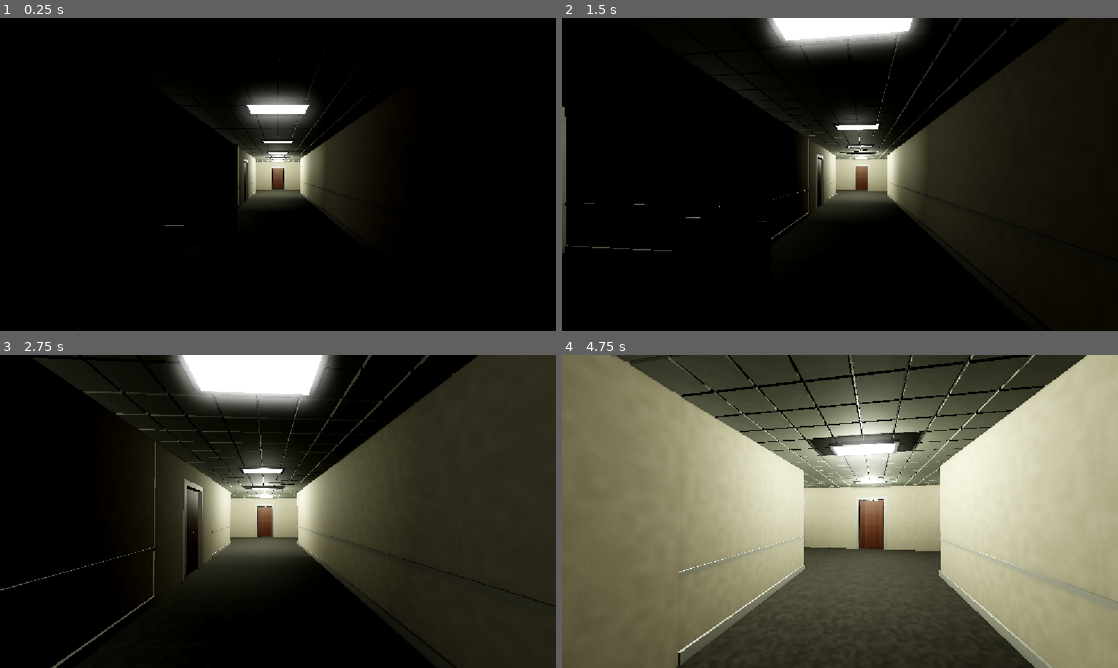
Above: before the commit, frames 1-4 (two rows, left to right).
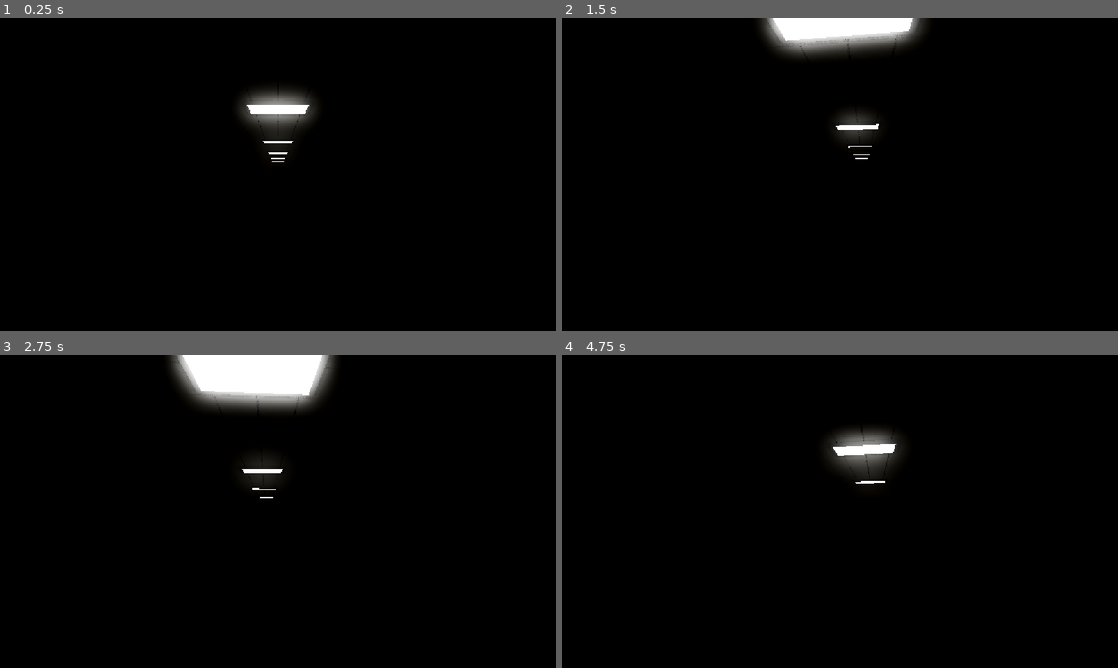
Above: after the commit, the same moments.

Repository: petrospe/floor-404
Game: Godot game, scene res://scenes/office_level.tscn
Same seed, same stepped clock (60 frames per second), same inputs: the game is played once before the commit and once after it.
Inputs (mouse positions are in pixels of both pictures, inside the frame that each line leads up to):
- Up to frame 1 (0.25 s): no input
- Up to frame 2 (1.5 s): tap Enter at 0.5 s; move the mouse to (867, 174) at 0.52 s; hold W from 0.53 s (still down); tap E at 0.6, 1.35 s; move the mouse to (812, 174) at 1.27 s
- Up to frame 3 (2.75 s): keep holding W; move the mouse to (289, 505) at 2.02 s; tap E at 2.1 s
- Up to frame 4 (4.75 s): keep holding W; move the mouse to (834, 517) at 2.77 s; tap E at 2.85, 3.6, 4.35 s; move the mouse to (878, 514) at 3.52 s; move the mouse to (795, 508) at 4.27 s

The runs differ from the first frame. In frame 1, 4.5% of the frame differs, in the area x 29-65%, y 21-67%; in frame 2, 14%; in frame 3, 45%; in frame 4, 98%, in the area x 0-100%, y 0-100%.

Commit message:
add elevators

Diff:
--- a/godot_project/scenes/modular/door_frame.tscn
+++ b/godot_project/scenes/modular/door_frame.tscn
@@ -11,7 +11,14 @@
 size = Vector3(1.2, 0.6, 0.2)
 
 [sub_resource type="BoxShape3D" id="BoxShape3D_leaf"]
-size = Vector3(1.12, 2.32, 0.05)
+size = Vector3(1.32, 2.5, 0.08)
+
+[sub_resource type="StandardMaterial3D" id="StandardMaterial3D_seal"]
+albedo_color = Color(0.3, 0.17, 0.11, 1)
+roughness = 0.72
+
+[sub_resource type="BoxMesh" id="BoxMesh_seal"]
+size = Vector3(1.32, 2.5, 0.03)
 
 [node name="DoorFrame" type="Node3D"]
 
@@ -38,8 +45,13 @@
 
 [node name="Leaf" parent="Door" instance=ExtResource("3_leaf")]
 
+[node name="Seal" type="MeshInstance3D" parent="Door"]
+transform = Transform3D(1, 0, 0, 0, 1, 0, 0, 0, 1, 0.56, 1.24, -0.02)
+mesh = SubResource("BoxMesh_seal")
+surface_material_override/0 = SubResource("StandardMaterial3D_seal")
+
 [node name="CollisionShape3D" type="CollisionShape3D" parent="Door"]
-transform = Transform3D(1, 0, 0, 0, 1, 0, 0, 0, 1, 0.56, 1.18, 0)
+transform = Transform3D(1, 0, 0, 0, 1, 0, 0, 0, 1, 0.56, 1.24, 0)
 shape = SubResource("BoxShape3D_leaf")
 
 [node name="AudioStreamPlayer3D" type="AudioStreamPlayer3D" parent="Door"]
--- /dev/null
+++ b/godot_project/scripts/elevator_doors.gd
@@ -0,0 +1,138 @@
+class_name ElevatorDoors
+extends StaticBody3D
+## Stainless sliding doors. The root sits on a 4 m wall module, local +Z into the car.
+
+var _open := false
+var _left: MeshInstance3D
+var _right: MeshInstance3D
+var _blocker: CollisionShape3D
+var _left_closed := Vector3.ZERO
+var _right_closed := Vector3.ZERO
+
+
+func build(floor_number: String, show_mark: bool) -> void:
+	var steel := _material(Color(0.74, 0.75, 0.77), 0.22, 0.82)
+	var trim := _material(Color(0.55, 0.56, 0.58), 0.4, 0.65)
+	var wall := _material(Color(0.62, 0.63, 0.65), 0.7, 0.15)
+	var dark := _material(Color(0.12, 0.13, 0.14), 0.45, 0.3)
+	var lamp := _material(Color(0.9, 0.92, 0.9), 0.4, 0.0, Color(0.9, 0.95, 0.92), 4.0)
+	var display := _material(Color(0.05, 0.2, 0.12), 0.4, 0.0, Color(0.2, 0.85, 0.4), 2.2)
+
+	_mesh(Vector3(0.58, 1.5, 0.0), Vector3(1.16, 3.0, 0.12), wall)
+	_mesh(Vector3(3.42, 1.5, 0.0), Vector3(1.16, 3.0, 0.12), wall)
+	_mesh(Vector3(2.0, 2.72, 0.0), Vector3(1.7, 0.56, 0.14), trim)
+	_mesh(Vector3(2.0, 2.58, -0.06), Vector3(1.15, 0.06, 0.04), lamp)
+
+	_left = _mesh(Vector3(1.6, 1.18, 0.0), Vector3(0.86, 2.32, 0.05), steel)
+	_right = _mesh(Vector3(2.4, 1.18, 0.02), Vector3(0.86, 2.32, 0.05), steel)
+	_left_closed = _left.position
+	_right_closed = _right.position
+	_mesh(Vector3(2.0, 1.18, 0.03), Vector3(0.012, 2.2, 0.01), dark)
+	_shape(Vector3(0.58, 1.5, 0.0), Vector3(1.16, 3.0, 0.16))
+	_shape(Vector3(3.42, 1.5, 0.0), Vector3(1.16, 3.0, 0.16))
+	_shape(Vector3(2.0, 2.72, 0.0), Vector3(1.7, 0.56, 0.16))
+
+	_blocker = CollisionShape3D.new()
+	var block := BoxShape3D.new()
+	block.size = Vector3(1.62, 2.32, 0.1)
+	_blocker.shape = block
+	_blocker.position = Vector3(2.0, 1.18, 0.0)
+	add_child(_blocker)
+
+	var button := CollisionShape3D.new()
+	var plate := BoxShape3D.new()
+	plate.size = Vector3(0.22, 0.46, 0.08)
+	button.shape = plate
+	button.position = Vector3(3.28, 1.28, -0.08)
+	add_child(button)
+	_mesh(Vector3(3.28, 1.28, -0.09), Vector3(0.18, 0.42, 0.03), trim)
+	_mesh(Vector3(3.28, 1.42, -0.11), Vector3(0.1, 0.05, 0.012), display)
+	for row in range(3):
+		for col in range(2):
+			_mesh(
+				Vector3(3.24 + float(col) * 0.07, 1.16 + float(row) * 0.08, -0.11),
+				Vector3(0.035, 0.035, 0.012),
+				dark
+			)
+
+	var number := Label3D.new()
+	number.text = floor_number
+	number.position = Vector3(2.0, 2.62, -0.09)
+	number.pixel_size = 0.004
+	number.font_size = 48
+	number.modulate = Color(0.55, 0.95, 0.7)
+	number.outline_size = 0
+	number.rotation.y = PI
+	add_child(number)
+
+	if show_mark:
+		var mark := Label3D.new()
+		mark.text = "if"
+		mark.position = Vector3(2.0, 1.55, -0.045)
+		mark.pixel_size = 0.0035
+		mark.font_size = 42
+		mark.modulate = Color(0.05, 0.05, 0.05)
+		mark.outline_size = 6
+		mark.outline_modulate = Color(0.9, 0.9, 0.9)
+		mark.rotation.y = PI
+		add_child(mark)
+
+
+func force_open() -> void:
+	_set_open(true)
+
+
+func interact(_interactor: Node = null) -> void:
+	_set_open(not _open)
+
+
+func _set_open(open: bool) -> void:
+	_open = open
+	_blocker.disabled = open
+	var distance := 0.74 if open else 0.0
+	var left_target := _left_closed + Vector3(-distance, 0.0, 0.0)
+	var right_target := _right_closed + Vector3(distance, 0.0, 0.0)
+	var tween := create_tween()
+	tween.set_parallel(true)
+	tween.set_trans(Tween.TRANS_QUAD)
+	tween.set_ease(Tween.EASE_IN_OUT)
+	tween.tween_property(_left, "position", left_target, 0.7)
+	tween.tween_property(_right, "position", right_target, 0.7)
+
+
+func _shape(origin: Vector3, size: Vector3) -> void:
+	var collision := CollisionShape3D.new()
+	var box := BoxShape3D.new()
+	box.size = size
+	collision.shape = box
+	collision.position = origin
+	add_child(collision)
+
+
+func _mesh(origin: Vector3, size: Vector3, material: Material) -> MeshInstance3D:
+	var mesh_node := MeshInstance3D.new()
+	var box := BoxMesh.new()
+	box.size = size
+	mesh_node.mesh = box
+	mesh_node.material_override = material
+	mesh_node.position = origin
+	add_child(mesh_node)
+	return mesh_node
+
+
+func _material(
+	color: Color,
+	roughness: float,
+	metallic: float,
+	emission: Color = Color(0, 0, 0),
+	emission_energy: float = 0.0
+) -> StandardMaterial3D:
+	var material := StandardMaterial3D.new()
+	material.albedo_color = color
+	material.roughness = roughness
+	material.metallic = metallic
+	if emission_energy > 0.0:
+		material.emission_enabled = true
+		material.emission = emission
+		material.emission_energy_multiplier = emission_energy
+	return material
--- /dev/null
+++ b/godot_project/scripts/elevator_panel.gd
@@ -0,0 +1,23 @@
+class_name ElevatorPanel
+extends StaticBody3D
+## Wall plate inside the car. Sends the player to the other elevator.
+
+var partner_marker: Node3D
+var partner_doors: Node
+var _busy := false
+
+
+func interact(interactor: Node = null) -> void:
+	if _busy or interactor is not Player or partner_marker == null:
+		return
+	_busy = true
+	var player := interactor as Player
+	var overlay := FadeOverlay.find_or_create(get_tree())
+	if overlay != null:
+		await overlay.fade_to(1.0, 0.28)
+	if partner_doors != null and partner_doors.has_method(&"force_open"):
+		partner_doors.call(&"force_open")
+	player.travel_to(partner_marker.global_transform)
+	if overlay != null:
+		await overlay.fade_to(0.0, 0.4)
+	_busy = false
--- a/godot_project/scripts/office_level.gd
+++ b/godot_project/scripts/office_level.gd
@@ -1,7 +1,6 @@
 extends Node3D
-## First walkable slice of Floor 404, laid out after the Level 4 office references.
-## Rooms, in walk order: carpet corridor, door hall with night windows, closets,
-## break room, cubicle bay, column room, service corridor, security room, stair landing.
+## Walkable floor of Floor 404. The original rooms stay at the south end, and a
+## larger wing of offices, a stairwell, and two elevators continues north.
 ## Modules are 4 m on a side. Walls are 3 m tall. The player starts in the corridor.
 
 const CELL := 4.0
@@ -17,11 +16,14 @@
 const CUBICLE := preload("res://models/office/cubicle.glb")
 const COLUMN := preload("res://models/office/column.glb")
 const TABLE := preload("res://models/office/table.glb")
-const CHAIR := preload("res://models/office/chair.glb")
+const ELEVATOR_DOORS := preload("res://scripts/elevator_doors.gd")
+const ELEVATOR_PANEL := preload("res://scripts/elevator_panel.gd")
 
 var _cells: Array[Vector2i] = []
 var _cell_set: Dictionary = {}
 var _concrete: Dictionary = {}
+var _expansion: Dictionary = {}
+var _tall: Dictionary = {}
 var _overrides: Dictionary = {}
 var _door_flags: Dictionary = {}
 var _geometry: Node3D
@@ -74,7 +76,10 @@
 	_fill(0, 0, 17, 18) # Stair room.
 	_fill(-2, -2, 14, 17) # Service corridor.
 	_fill(-4, -3, 15, 17) # Security room.
+	_expand_floor()
 	for cell in _cells:
+		if _expansion.has(cell):
+			continue
 		if cell.x <= -2:
 			_concrete[cell] = true
 
@@ -111,7 +116,9 @@
 		var origin := Vector3(cell.x * CELL, 0.0, cell.y * CELL)
 		var floor_scene: PackedScene = CONCRETE if _concrete.has(cell) else CARPET
 		_add(floor_scene, origin)
-		_add(CEILING, origin)
+		var ceiling := _add(CEILING, origin)
+		if _tall.has(cell):
+			ceiling.position.y += 2.6
 
 	var placed: Dictionary = {}
 	for cell in _cells:
@@ -133,6 +140,8 @@
 					_place_module(WINDOW, canon_cell, canon_edge)
 				"door":
 					_place_door(canon_cell, canon_edge, key)
+				"elevator":
+					pass
 				_:
 					pass
 
@@ -142,14 +151,21 @@
 		var mode := _light_mode(cell)
 		if mode == 0:
 			continue
+		var fixture_y := 5.3 if _tall.has(cell) else 2.9
 		var panel := LIGHT.instantiate() as Node3D
-		panel.position = Vector3(cell.x * CELL + 2.0, 2.9, cell.y * CELL + 2.0)
+		panel.position = Vector3(cell.x * CELL + 2.0, fixture_y, cell.y * CELL + 2.0)
 		_geometry.add_child(panel)
 		var glow := panel.get_node(^"Glow") as OmniLight3D
 		if mode == 2:
 			glow.visible = false
 			_dim_emissive(panel)
 			continue
+		var on_grid := posmod(cell.x, 3) == 0 and posmod(cell.y, 3) == 0
+		if mode != 3 and not _tall.has(cell) and not on_grid:
+			glow.visible = false
+			continue
+		glow.omni_range = 14.0
+		glow.light_energy = 1.8
 		if mode == 3:
 			glow.shadow_enabled = true
 		if _region_of(cell) == &"service" or _region_of(cell) == &"security":
@@ -179,6 +195,9 @@
 	_security_camera(Vector3(7.55, 2.45, 62.0))
 	_security_room()
 	_stair()
+	_stairwell()
+	_extra_rooms()
+	_build_elevators()
 
 
 func _break_room() -> void:
@@ -225,15 +244,16 @@
 func _stair() -> void:
 	var rise := 0.1
 	var depth := 0.32
+	var tread := _mat(Color(0.35, 0.35, 0.36), 0.7)
 	for i in range(8):
 		var top := rise * float(i + 1)
-		_solid(
-			"Step",
-			Vector3(2.0, top - rise * 0.5, 69.2 + float(i) * depth),
-			Vector3(2.1, rise, depth),
-			_mat(Color(0.35, 0.35, 0.36), 0.7)
-		)
-	_solid("Landing", Vector3(2.0, 0.7, 73.5), Vector3(3.4, 0.2, 4.0), _mat(Color(0.32, 0.32, 0.33), 0.65))
+		var z := 69.2 + float(i) * depth
+		_decor("Step", Vector3(2.0, top - rise * 0.5, z), Vector3(2.1, rise, depth), tread)
+		_decor("StepSide", Vector3(0.475, top * 0.5, z), Vector3(0.95, top, depth), tread)
+		_decor("StepSide", Vector3(3.525, top * 0.5, z), Vector3(0.95, top, depth), tread)
+	# Slope, then a flat landing. No riser collision, so the capsule can walk up.
+	_flight(0.2, 3.8, 69.0, 0.05, 71.55, 0.8, 75.85)
+	_decor("Landing", Vector3(2.0, 0.4, 73.75), Vector3(4.0, 0.8, 4.4), _mat(Color(0.32, 0.32, 0.33), 0.65))
 	_solid("RedDoor", Vector3(2.0, 1.8, 75.55), Vector3(1.15, 2.0, 0.08), _red_mat)
 	_solid("RedHandle", Vector3(2.42, 1.74, 75.48), Vector3(0.08, 0.08, 0.06), _metal_mat)
 
@@ -252,16 +272,18 @@
 		&"pillar":
 			return 1 if cell == Vector2i(0, 15) else 0
 		&"stair":
-			return 1 if cell.y == 17 else 0
+			return 1
 		&"service":
 			return 1
-		&"security":
-			return 1 if cell == Vector2i(-3, 16) else 0
+		&"security", &"expansion":
+			return 1
 		_:
 			return 0
 
 
 func _region_of(cell: Vector2i) -> StringName:
+	if _expansion.has(cell):
+		return &"expansion"
 	if cell.x <= -3:
 		return &"security"
 	if cell.x == -2:
@@ -281,6 +303,332 @@
 	return &"closet"
 
 
+func _expand_floor() -> void:
+	var before := _cell_set.duplicate()
+	# Link off the first corridor, then a long east artery into the north wing.
+	_fill(1, 1, 1, 1)
+	_fill(2, 5, 0, 5)
+	_fill(6, 6, 2, 2)
+	_fill(4, 7, 6, 18)
+	_fill(-6, 7, 19, 56)
+	for cell in _cells:
+		if not before.has(cell):
+			_expansion[cell] = true
+	_mark(Vector2i(0, 18), "n", "wall")
+	_mark_door(Vector2i(0, 1), "e")
+	_mark(Vector2i(1, 1), "n", "wall")
+	_partition_south_offices()
+	_partition_east_artery()
+	_partition_north_wing()
+	_carve_stairwell()
+	_carve_cubicle_bay()
+	_mark_door(Vector2i(3, 7), "e")
+	_mark(Vector2i(3, 6), "e", "wall")
+	_mark(Vector2i(3, 8), "e", "wall")
+	for z in [22, 23, 30, 31, 44, 45]:
+		_mark(Vector2i(-6, z), "w", "window")
+	for x in [5, 6]:
+		for z in [40, 41, 42]:
+			_tall[Vector2i(x, z)] = true
+	_mark(Vector2i(-6, 49), "n", "wall")
+	_mark(Vector2i(-6, 50), "n", "wall")
+	_mark(Vector2i(-6, 50), "e", "elevator")
+
+
+func _partition_south_offices() -> void:
+	for z in [0, 1, 3, 4, 5]:
+		_mark(Vector2i(2, z), "e", "wall")
+	for x in [2, 3, 4]:
+		_mark(Vector2i(x, 2), "e", "none")
+	_mark(Vector2i(5, 2), "e", "elevator")
+	for z in [1, 3, 4]:
+		for x in [3, 4, 5]:
+			_mark(Vector2i(x, z), "n", "wall")
+	for x in [2, 3, 5]:
+		_mark(Vector2i(x, 5), "n", "wall")
+
+
+func _partition_east_artery() -> void:
+	for z in range(6, 19):
+		if (z + 1) % 3 == 0:
+			for x in [5, 6, 7]:
+				_mark(Vector2i(x, z), "n", "wall")
+		if z % 3 == 0:
+			_mark_door(Vector2i(4, z), "e")
+		else:
+			_mark(Vector2i(4, z), "e", "wall")
+		if z % 3 == 1:
+			_mark_door(Vector2i(5, z), "e")
+		else:
+			_mark(Vector2i(5, z), "e", "wall")
+
+
+func _partition_north_wing() -> void:
+	for z in range(19, 56):
+		if (z + 1) % 4 == 0:
+			for x in range(-6, 8):
+				if x == 0 or x == 1 or x == 4:
+					continue
+				_mark(Vector2i(x, z), "n", "wall")
+	for z in range(19, 57):
+		if z % 4 == 1:
+			_mark_door(Vector2i(1, z), "e")
+		else:
+			_mark(Vector2i(1, z), "e", "wall")
+		if z % 4 == 3:
+			_mark_door(Vector2i(-1, z), "e")
+			_mark_door(Vector2i(3, z), "e")
+		else:
+			_mark(Vector2i(-1, z), "e", "wall")
+			_mark(Vector2i(3, z), "e", "wall")
+		if z % 4 == 1:
+			_mark_door(Vector2i(4, z), "e")
+		else:
+			_mark(Vector2i(4, z), "e", "wall")
+		if z % 4 == 2:
+			_mark_door(Vector2i(-4, z), "e")
+		else:
+			_mark(Vector2i(-4, z), "e", "wall")
+		if z % 5 == 0:
+			_mark_door(Vector2i(5, z), "e")
+		else:
+			_mark(Vector2i(5, z), "e", "wall")
+
+
+func _carve_stairwell() -> void:
+	_mark_door(Vector2i(4, 40), "e")
+	_mark(Vector2i(4, 41), "e", "wall")
+	_mark(Vector2i(4, 42), "e", "wall")
+	for z in [40, 41, 42]:
+		_mark(Vector2i(5, z), "e", "none")
+		_mark(Vector2i(6, z), "e", "wall")
+	_mark(Vector2i(5, 42), "n", "wall")
+	_mark(Vector2i(6, 42), "n", "wall")
+	_mark(Vector2i(5, 39), "n", "wall")
+	_mark(Vector2i(6, 39), "n", "wall")
+
+
+func _carve_cubicle_bay() -> void:
+	_mark_door(Vector2i(4, 47), "e")
+	for z in range(46, 50):
+		_mark(Vector2i(5, z), "e", "none")
+		_mark(Vector2i(6, z), "e", "none")
+		for x in [5, 6, 7]:
+			_mark(Vector2i(x, z), "n", "none")
+	for x in [5, 6, 7]:
+		_mark(Vector2i(x, 45), "n", "wall")
+		_mark(Vector2i(x, 49), "n", "wall")
+
+
+func _stairwell() -> void:
+	var concrete := _mat(Color(0.78, 0.77, 0.74), 0.62)
+	var beige := _mat(Color(0.73, 0.69, 0.6), 0.78)
+	var rail := _mat(Color(0.16, 0.16, 0.17), 0.4, 0.65)
+	var x0 := 20.45
+	var x1 := 23.7
+	var z0 := 164.2
+	var z1 := 169.4
+	var rise := 2.2
+	var count := 11
+	var depth := (z1 - z0) / float(count)
+	for i in range(count):
+		var top := rise * float(i + 1) / float(count)
+		var z := z0 + (float(i) + 0.5) * depth
+		_decor("WellStep", Vector3((x0 + x1) * 0.5, top - rise / float(count) * 0.5, z), Vector3(x1 - x0, rise / float(count), depth), concrete)
+	var land_z := (z1 + 171.85) * 0.5
+	var land_depth := 171.85 - z1
+	_decor("WellLanding", Vector3((x0 + x1) * 0.5, rise * 0.5, land_z), Vector3(x1 - x0, rise, land_depth), concrete)
+	_solid("WellLanding", Vector3((x1 + 27.8) * 0.5, rise * 0.5, land_z), Vector3(27.8 - x1, rise, land_depth), concrete)
+	_flight(x0, x1, z0, 0.05, z1, rise, 171.85)
+	_solid("WellDoor", Vector3(24.0, rise + 1.0, 171.78), Vector3(1.2, 2.0, 0.08), _red_mat)
+	_solid("WellHandle", Vector3(24.42, rise + 0.95, 171.7), Vector3(0.08, 0.08, 0.05), _metal_mat)
+	_rail_run(x1 + 0.08, z0, 0.15, z1, rise + 0.15, rail)
+	_solid("WellRailPost", Vector3(x1 + 0.08, rise + 0.55, 170.6), Vector3(0.05, 1.1, 0.05), rail)
+	_solid("WellRail", Vector3(25.6, rise + 0.95, 169.45), Vector3(3.6, 0.04, 0.04), rail)
+	for edge_z in [160.1, 171.9]:
+		_solid("WellUpper", Vector3(24.0, 4.3, edge_z), Vector3(8.0, 2.6, 0.16), beige)
+	_solid("WellUpper", Vector3(20.08, 4.3, 166.0), Vector3(0.16, 2.6, 12.0), beige)
+	_solid("WellUpper", Vector3(27.92, 4.3, 166.0), Vector3(0.16, 2.6, 12.0), beige)
+
+
+func _rail_run(x: float, z0: float, y0: float, z1: float, y1: float, material: Material) -> void:
+	var posts := 7
+	for i in range(posts + 1):
+		var t := float(i) / float(posts)
+		var z := lerpf(z0, z1, t)
+		var y := lerpf(y0, y1, t)
+		_solid("RailPost", Vector3(x, y + 0.45, z), Vector3(0.045, 0.9, 0.045), material)
+	_sloped_bar(x, z0, y0 + 0.42, z1, y1 + 0.42, material)
+	_sloped_bar(x, z0, y0 + 0.88, z1, y1 + 0.88, material)
+
+
+func _sloped_bar(x: float, z0: float, y0: float, z1: float, y1: float, material: Material) -> void:
+	_prop_index += 1
+	var body := StaticBody3D.new()
+	body.name = "Rail_%d" % _prop_index
+	var dz := z1 - z0
+	var dy := y1 - y0
+	body.position = Vector3(x, (y0 + y1) * 0.5, (z0 + z1) * 0.5)
+	body.rotation.x = -atan2(dy, dz)
+	var mesh_node := MeshInstance3D.new()
+	var box := BoxMesh.new()
+	box.size = Vector3(0.04, 0.04, sqrt(dz * dz + dy * dy))
+	mesh_node.mesh = box
+	mesh_node.material_override = material
+	body.add_child(mesh_node)
+	var collision := CollisionShape3D.new()
+	var shape := BoxShape3D.new()
+	shape.size = box.size
+	collision.shape = shape
+	body.add_child(collision)
+	_geometry.add_child(body)
+
+
+func _extra_rooms() -> void:
+	_table(Vector3(26.2, 0.0, 102.0))
+	_chair(Vector3(26.2, 0.0, 103.0), PI)
+	_chair(Vector3(25.4, 0.0, 101.4), PI * 0.5)
+	_table(Vector3(-14.0, 0.0, 114.0))
+	_chair(Vector3(-14.0, 0.0, 115.0), PI)
+	_chair(Vector3(-13.2, 0.0, 113.4), -PI * 0.5)
+	for row in range(3):
+		for col in range(3):
+			_cubicle(Vector3(20.6 + float(col) * 3.3, 0.0, 185.2 + float(row) * 3.5))
+
+
+func _build_elevators() -> void:
+	var first = ELEVATOR_DOORS.new()
+	first.name = "ElevatorA"
+	first.build("04", true)
+	_place_node(first, Vector2i(5, 2), "e")
+	var second = ELEVATOR_DOORS.new()
+	second.name = "ElevatorB"
+	second.build("05", false)
+	_place_node(second, Vector2i(-6, 50), "e")
+	var marker_a := _elevator_marker("RideA", Vector3(26.5, 0.05, 10.0), PI * 0.5)
+	var marker_b := _elevator_marker("RideB", Vector3(-22.5, 0.05, 202.0), -PI * 0.5)
+	_dress_car(Vector3(26.0, 0.0, 10.0), true)
+	_dress_car(Vector3(-22.0, 0.0, 202.0), false)
+	var panel_a = _elevator_panel(Vector3(27.75, 1.2, 10.4), Vector3(0.08, 0.5, 0.28))
+	var panel_b = _elevator_panel(Vector3(-23.75, 1.2, 202.4), Vector3(0.08, 0.5, 0.28))
+	panel_a.partner_marker = marker_b
+	panel_a.partner_doors = second
+	panel_b.partner_marker = marker_a
+	panel_b.partner_doors = first
+
+
+func _elevator_marker(label: String, at: Vector3, yaw: float) -> Node3D:
+	var marker := Node3D.new()
+	marker.name = label
+	marker.position = at
+	marker.rotation.y = yaw
+	_geometry.add_child(marker)
+	return marker
+
+
+func _elevator_panel(at: Vector3, size: Vector3):
+	var panel = ELEVATOR_PANEL.new()
+	panel.position = at
+	var plate := MeshInstance3D.new()
+	var box := BoxMesh.new()
+	box.size = size
+	plate.mesh = box
+	plate.material_override = _mat(Color(0.2, 0.45, 0.28), 0.4, 0.2, Color(0.15, 0.7, 0.35), 1.4)
+	panel.add_child(plate)
+	var shape := CollisionShape3D.new()
+	var collision := BoxShape3D.new()
+	collision.size = size
+	shape.shape = collision
+	panel.add_child(shape)
+	_geometry.add_child(panel)
+	return panel
+
+
+func _dress_car(center: Vector3, door_on_west: bool) -> void:
+	var wood := _mat(Color(0.66, 0.54, 0.38), 0.58)
+	var tile := _mat(Color(0.82, 0.82, 0.8), 0.35, 0.08)
+	_decor("CarFloor", center + Vector3(0.0, 0.02, 0.0), Vector3(3.5, 0.04, 3.5), tile)
+	_decor("CarSide", center + Vector3(0.0, 1.2, 1.72), Vector3(3.2, 2.35, 0.06), wood)
+	_decor("CarSide", center + Vector3(0.0, 1.2, -1.72), Vector3(3.2, 2.35, 0.06), wood)
+	var back := 1.72 if door_on_west else -1.72
+	_decor("CarBack", center + Vector3(back, 1.2, 0.0), Vector3(0.06, 2.35, 3.2), wood)
+	var lamp := OmniLight3D.new()
+	lamp.position = center + Vector3(0.0, 2.55, 0.0)
+	lamp.light_color = Color(0.95, 0.94, 0.88)
+	lamp.light_energy = 1.6
+	lamp.omni_range = 5.0
+	_geometry.add_child(lamp)
+	_decor("CarLamp", lamp.position, Vector3(1.2, 0.05, 0.35), _mat(Color(0.9, 0.9, 0.86), 0.4, 0.0, Color(0.95, 0.93, 0.85), 3.0))
+
+
+func _place_node(node: Node3D, cell: Vector2i, edge: String) -> void:
+	var pos := Vector3(cell.x * CELL, 0.0, cell.y * CELL)
+	var rot := 0.0
+	match edge:
+		"n":
+			pos.z += CELL
+		"s":
+			pos.x += CELL
+			rot = PI
+		"e":
+			pos.x += CELL
+			pos.z += CELL
+			rot = PI * 0.5
+		"w":
+			rot = -PI * 0.5
+	node.position = pos
+	node.rotation.y = rot
+	_geometry.add_child(node)
+
+
+func _flight(x0: float, x1: float, z0: float, y0: float, z_top: float, y_top: float, z_end: float) -> void:
+	_prop_index += 1
+	var body := StaticBody3D.new()
+	body.name = "Ramp_%d" % _prop_index
+	var shape := ConvexPolygonShape3D.new()
+	var bottom := minf(y0, y_top) - 0.25
+	shape.points = PackedVector3Array([
+		Vector3(x0, y0, z0), Vector3(x1, y0, z0),
+		Vector3(x0, y_top, z_top), Vector3(x1, y_top, z_top),
+		Vector3(x0, y_top, z_end), Vector3(x1, y_top, z_end),
+		Vector3(x0, bottom, z0), Vector3(x1, bottom, z0),
+		Vector3(x0, bottom, z_end), Vector3(x1, bottom, z_end),
+	])
+	var collision := CollisionShape3D.new()
+	collision.shape = shape
+	body.add_child(collision)
+	_geometry.add_child(body)
+
+
+func _decor(label: String, origin: Vector3, size: Vector3, material: Material) -> void:
+	_prop_index += 1
+	var mesh_node := MeshInstance3D.new()
+	mesh_node.name = "%s_%d" % [label, _prop_index]
+	mesh_node.position = origin
+	var box := BoxMesh.new()
+	box.size = size
+	mesh_node.mesh = box
+	mesh_node.material_override = material
+	_geometry.add_child(mesh_node)
+
+
+func _part(parent: Node3D, origin: Vector3, size: Vector3, material: Material) -> void:
+	var body := StaticBody3D.new()
+	body.position = origin
+	var mesh_node := MeshInstance3D.new()
+	var box := BoxMesh.new()
+	box.size = size
+	mesh_node.mesh = box
+	mesh_node.material_override = material
+	body.add_child(mesh_node)
+	var collision := CollisionShape3D.new()
+	var shape := BoxShape3D.new()
+	shape.size = size
+	collision.shape = shape
+	body.add_child(collision)
+	parent.add_child(body)
+
+
 func _fill(x0: int, x1: int, z0: int, z1: int) -> void:
 	for z in range(z0, z1 + 1):
 		for x in range(x0, x1 + 1):
@@ -322,10 +670,12 @@
 			pos.x += CELL
 			rot = PI
 		"e":
+			# The module extends 4 m toward -Z from its origin, so the origin sits
+			# on the north end of this cell's east edge.
 			pos.x += CELL
+			pos.z += CELL
 			rot = PI * 0.5
 		"w":
-			pos.z += CELL
 			rot = -PI * 0.5
 	node.position = pos
 	node.rotation.y = rot
@@ -353,9 +703,9 @@
 			rot = PI
 		"e":
 			pos.x += CELL
+			pos.z += CELL
 			rot = PI * 0.5
 		"w":
-			pos.z += CELL
 			rot = -PI * 0.5
 	node.position = pos
 	node.rotation.y = rot
@@ -393,8 +743,18 @@
 	_prop(TABLE, at)
 
 
-func _chair(at: Vector3) -> void:
-	_prop(CHAIR, at)
+func _chair(at: Vector3, yaw: float = 0.0) -> void:
+	var root := Node3D.new()
+	root.name = "Chair"
+	root.position = at
+	root.rotation.y = yaw
+	_geometry.add_child(root)
+	var black := _mat(Color(0.07, 0.07, 0.08), 0.55)
+	_part(root, Vector3(0.0, 0.47, 0.0), Vector3(0.44, 0.05, 0.42), black)
+	_part(root, Vector3(0.0, 0.74, -0.19), Vector3(0.44, 0.48, 0.045), black)
+	for x in [-0.17, 0.17]:
+		for z in [-0.16, 0.16]:
+			_part(root, Vector3(x, 0.23, z), Vector3(0.028, 0.46, 0.028), _metal_mat)
 
 
 func _cubicle(at: Vector3) -> void:
--- a/godot_project/scripts/player.gd
+++ b/godot_project/scripts/player.gd
@@ -67,7 +67,8 @@
 		and InputMap.has_action(&"move_right")
 	)
 	_use_interact_action = InputMap.has_action(&"interact")
-	floor_snap_length = 0.15
+	floor_snap_length = 0.3
+	floor_max_angle = deg_to_rad(50.0)
 	_ensure_body()
 	_ensure_camera()
 	_ensure_interaction_ray()
@@ -79,6 +80,15 @@
 
 func is_respawning() -> bool:
 	return _respawning
+
+
+## Move the body to another floor plate, such as the far side of an elevator ride.
+func travel_to(target: Transform3D) -> void:
+	velocity = Vector3.ZERO
+	global_transform = target
+	last_safe_transform = target
+	_sync_physics_state(target)
+	reset_physics_interpolation()
 
 
 ## Freeze, fade out, place the body on last_safe_transform, then fade in.
Not shown, changed: godot_project/models/office/carpet_4x4_carpet.png.import
Not shown, changed: godot_project/models/office/ceiling_4x4_ceiling.png.import
Not shown, changed: godot_project/models/office/column_wall.png.import
Not shown, changed: godot_project/models/office/cubicle_fabric.png.import
Not shown, changed: godot_project/models/office/cubicle_wood.png.import
Not shown, changed: godot_project/models/office/door_frame_wall.png.import
Not shown, changed: godot_project/models/office/door_leaf_wood.png.import
Not shown, changed: godot_project/models/office/table_wood.png.import
Not shown, changed: godot_project/models/office/wall_4x3_wall.png.import
Not shown, changed: godot_project/models/office/window_wall_wall.png.import
Not shown, added: godot_project/scripts/elevator_doors.gd.uid
Not shown, added: godot_project/scripts/elevator_panel.gd.uid
